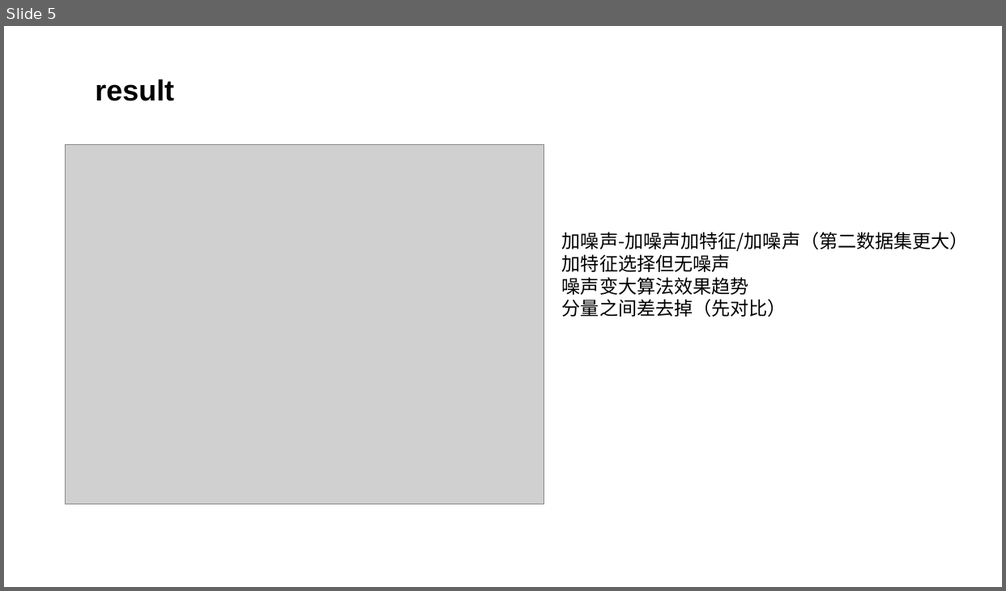
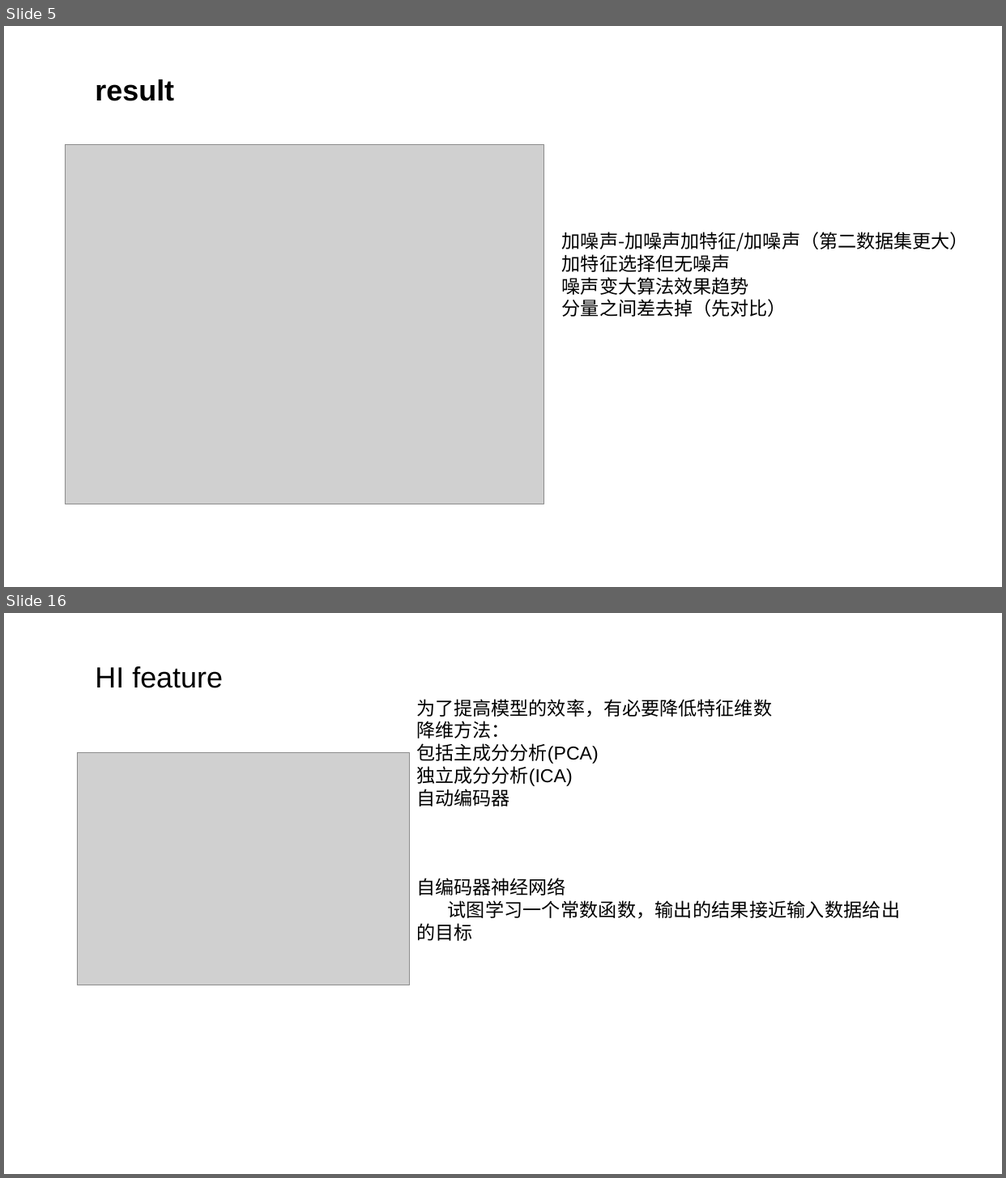
Before and after one commit to lucking666/sys, a slide deck: 卢老师论文汇报/1122汇报 .pptx. Shown one above the other, each under a label of ours: slide 5 before the commit, slides 5 and 16 after it; the slides between them are not shown. The pictures are 1006x591 and 1006x1178 pixels, drawn with LibreOffice and Linux fonts; fonts in the diff are those of the drawing; grey boxes stand for pictures. Boxes give left, top, right and bottom in pixels: in the first picture for what was removed or moved away, otherwise in the second. Text is boxed around its words. In the diff, an @@ line names an element or a change of style, - is before the commit and + after.

```diff
--- a/卢老师论文汇报/1122汇报 .pptx
+++ b/卢老师论文汇报/1122汇报 .pptx
@@ slide 16 added at <box>4,613,1002,1174</box>, background #FFFFFF @@
@@ text added at <box>95,666,223,688</box>, 28 pt, text #000000 @@
+HI feature
@@ text added at <box>416,699,900,941</box>, 18 pt, text #000000 @@
+为了提高模型的效率，有必要降低特征维数
+降维方法：
+包括主成分分析(PCA)
+独立成分分析(ICA)
+自动编码器
+自编码器神经网络
+试图学习一个常数函数，输出的结果接近输入数据给出的目标
@@ picture added at <box>78,753,409,985</box> @@
```
Also in this commit, not shown: 1 slide changed, 12 other slides added, 6 other files.
